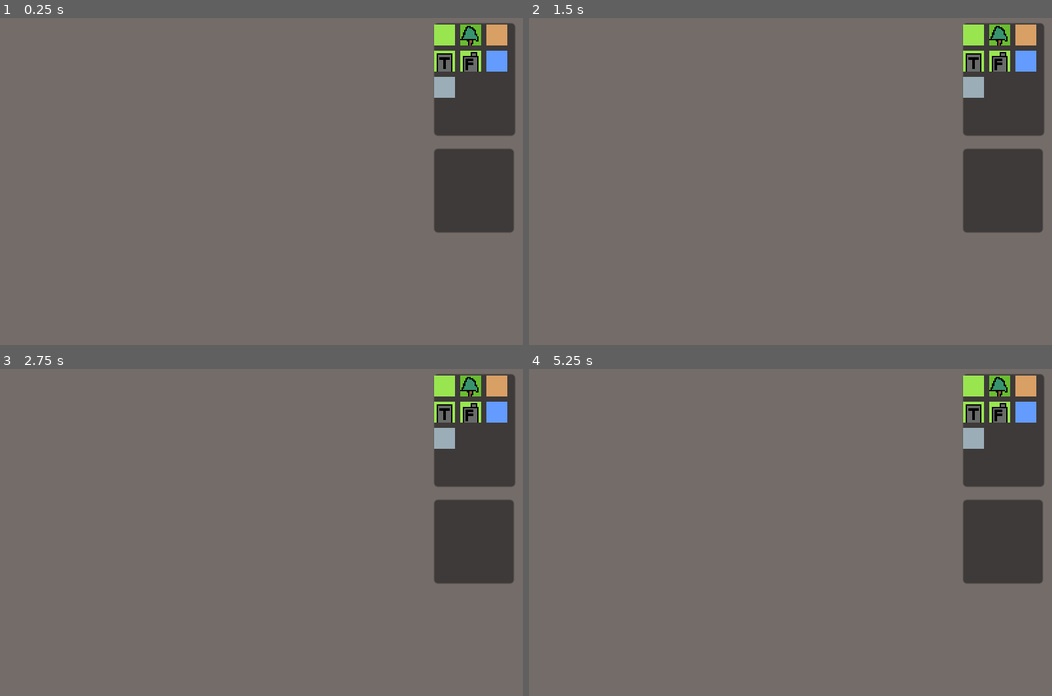
Above: before the commit, frames 1-4 (two rows, left to right).
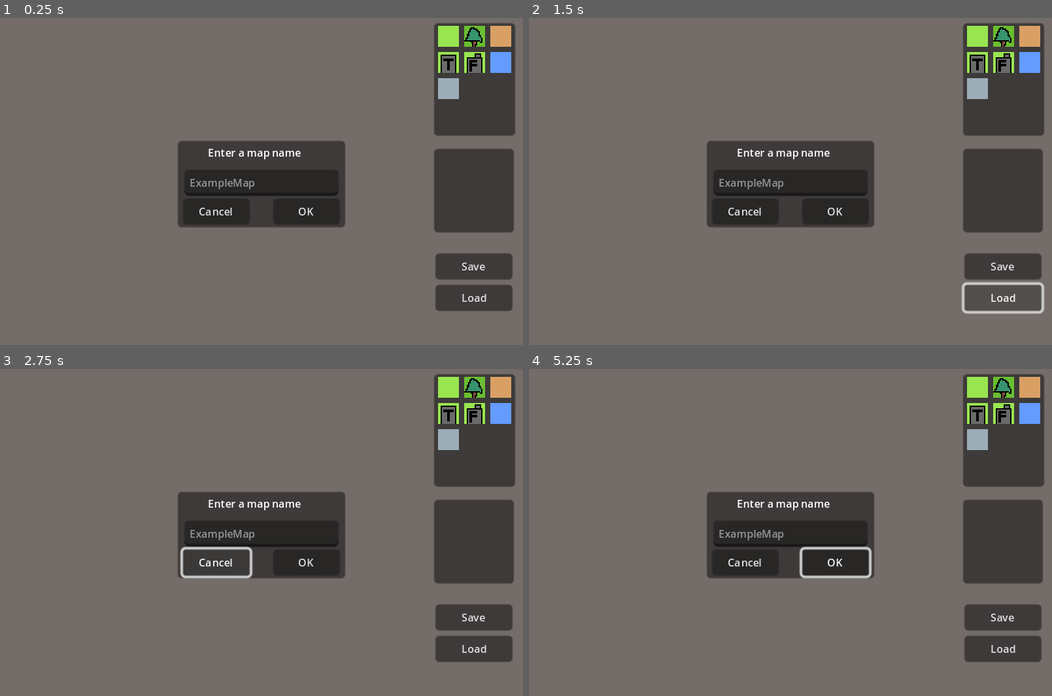
Above: after the commit, the same moments.

Repository: codingvessel/MapEditorAdvanceWarsStyle
Game: Godot game, scene res://main.tscn
Two runs of this game, one before a commit and one after it. Both use one fixed random seed, a clock stepped at 60 frames per second and the inputs below.
Inputs (mouse positions are in pixels of both pictures, inside the frame that each line leads up to):
- Up to frame 1 (0.25 s): no input
- Up to frame 2 (1.5 s): click (1004, 266) at 0.5 s, where only the run after the commit has a clickable "Save"; click (1004, 299) at 1.25 s, where only the run after the commit has a clickable "Load"
- Up to frame 3 (2.75 s): click (214, 561) at 2 s, where only the run after the commit has a clickable "Cancel"
- Up to frame 4 (5.25 s): click (837, 561) at 2.75 s, where only the run after the commit has a clickable "OK"; click (837, 561) at 3.5 s, where only the run after the commit has a clickable "OK"; click (837, 561) at 4.25 s, where only the run after the commit has a clickable "OK"; tap Enter at 5 s; move the mouse to (973, 385) at 5.02 s; press the mouse at (973, 385) at 5.03 s

The runs differ from the first frame. In frame 1, 12% of the frame differs, in the area x 34-98%, y 2-90%; in frame 2, 12%, in the area x 34-99%, y 2-91%; in frame 3, 12%; in frame 4, 12%.

Commit message:
basic save dialog

Diff:
--- a/EditorObject.gd
+++ b/EditorObject.gd
@@ -33,7 +33,6 @@
 		Global.emit_signal("show_tile_info", tile_data, mouse_position)
 
 func place_tile():
-	print(mouse_position)
 	if mouse_position.x < 0 or mouse_position.x > 30 or mouse_position.y < 0 or mouse_position.y > 30:
 		return
 	tile_map.set_cell(0, Vector2i(mouse_position.x, mouse_position.y),0, Global.current_tile_coordinates)
--- /dev/null
+++ b/Save.gd
@@ -0,0 +1,14 @@
+extends Button
+
+@onready
+var level = get_node("/root/Main/Level")
+
+@onready
+var tile_map : TileMap = level.get_node("TileMap")
+
+
+func _on_button_down():
+	tile_map.owner = level
+	var packed_scene = PackedScene.new()
+	packed_scene.pack(level)
+	ResourceSaver.save(packed_scene, "res://my_saved_scene.tscn", 0)
--- a/TileInfoLabel.gd
+++ b/TileInfoLabel.gd
@@ -4,6 +4,10 @@
 # Called when the node enters the scene tree for the first time.
 func _ready():
 	Global.show_tile_info.connect(update_label)
+	var type_info = str("Tile Type: ")
+	var cover_info = str("Cover Rating: ")
+	var position = str("Position: ")
+	text = type_info + "\n" + cover_info + "\n" + position
 
 func update_label(tile_data:TileData, mouse_position:Vector2i):
 	var type_info = str("Tile Type: ") + str(tile_data.get_custom_data("TileType"))
--- a/main.tscn
+++ b/main.tscn
@@ -14,6 +14,7 @@
 [ext_resource type="Texture2D" uid="uid://yr6prkef2bpr" path="res://Assets/PH_STREET.png" id="7_fj5yt"]
 [ext_resource type="Texture2D" uid="uid://ds7ichsbpfo5a" path="res://Assets/square.png" id="13_3q6eb"]
 [ext_resource type="Script" path="res://TileInfoLabel.gd" id="13_vmf8s"]
+[ext_resource type="Script" path="res://Save.gd" id="14_oqemf"]
 
 [sub_resource type="TileSetAtlasSource" id="TileSetAtlasSource_nr5ic"]
 texture = ExtResource("1_7yrix")
@@ -76,9 +77,10 @@
 
 [node name="GridContainer" type="GridContainer" parent="CanvasLayer/Panel"]
 layout_mode = 0
-offset_top = 1.0
-offset_right = 60.0
-offset_bottom = 86.0
+offset_left = 3.0
+offset_top = 2.0
+offset_right = 59.0
+offset_bottom = 81.0
 columns = 3
 script = ExtResource("3_kes3n")
 
@@ -186,12 +188,79 @@
 autowrap_mode = 0
 script = ExtResource("13_vmf8s")
 
+[node name="VBoxContainer" type="VBoxContainer" parent="CanvasLayer"]
+offset_left = 333.0
+offset_top = 180.0
+offset_right = 392.0
+offset_bottom = 224.0
+
+[node name="Save" type="Button" parent="CanvasLayer/VBoxContainer"]
+layout_mode = 2
+offset_right = 59.0
+offset_bottom = 20.0
+theme_override_font_sizes/font_size = 8
+text = "Save"
+script = ExtResource("14_oqemf")
+
+[node name="Load" type="Button" parent="CanvasLayer/VBoxContainer"]
+layout_mode = 2
+offset_top = 24.0
+offset_right = 59.0
+offset_bottom = 44.0
+theme_override_font_sizes/font_size = 8
+text = "Load"
+
+[node name="SaveDialog" type="Panel" parent="CanvasLayer"]
+offset_left = 136.0
+offset_top = 94.0
+offset_right = 264.0
+offset_bottom = 160.0
+
+[node name="Label" type="Label" parent="CanvasLayer/SaveDialog"]
+layout_mode = 0
+offset_left = 23.0
+offset_top = 3.0
+offset_right = 94.0
+offset_bottom = 26.0
+theme_override_font_sizes/font_size = 8
+text = "Enter a map name"
+
+[node name="LineEdit" type="LineEdit" parent="CanvasLayer/SaveDialog"]
+layout_mode = 0
+offset_left = 5.0
+offset_top = 22.0
+offset_right = 123.0
+offset_bottom = 42.0
+theme_override_font_sizes/font_size = 8
+placeholder_text = "ExampleMap"
+
+[node name="OK" type="Button" parent="CanvasLayer/SaveDialog"]
+layout_mode = 0
+offset_left = 73.0
+offset_top = 44.0
+offset_right = 124.0
+offset_bottom = 64.0
+theme_override_font_sizes/font_size = 8
+text = "OK
+"
+
+[node name="Cancel" type="Button" parent="CanvasLayer/SaveDialog"]
+layout_mode = 1
+offset_left = 4.0
+offset_top = 44.0
+offset_right = 55.0
+offset_bottom = 64.0
+theme_override_font_sizes/font_size = 8
+text = "Cancel"
+
 [node name="Background" type="Sprite2D" parent="."]
 modulate = Color(0.258824, 0.231373, 0.25098, 0.635294)
 scale = Vector2(31, 31)
 z_index = -1
 texture = ExtResource("13_3q6eb")
 centered = false
+metadata/_edit_lock_ = true
 
 [connection signal="mouse_entered" from="CanvasLayer/Panel/GridContainer" to="CanvasLayer/Panel/GridContainer" method="_on_mouse_entered"]
 [connection signal="mouse_exited" from="CanvasLayer/Panel/GridContainer" to="CanvasLayer/Panel/GridContainer" method="_on_mouse_exited"]
+[connection signal="button_down" from="CanvasLayer/VBoxContainer/Save" to="CanvasLayer/VBoxContainer/Save" method="_on_button_down"]
--- /dev/null
+++ b/my_saved_scene.tscn
@@ -0,0 +1,40 @@
+[gd_scene load_steps=4 format=3 uid="uid://do51rsh8ana4k"]
+
+[ext_resource type="Texture2D" uid="uid://dv5eliof626hf" path="res://Assets/PH_Spritesheet.png" id="1_6jn1x"]
+
+[sub_resource type="TileSetAtlasSource" id="TileSetAtlasSource_nr5ic"]
+texture = ExtResource("1_6jn1x")
+0:0/0 = 0
+0:0/0/custom_data_0 = "GRASS"
+0:0/0/custom_data_1 = 1
+1:0/0 = 0
+1:0/0/custom_data_0 = "FOREST"
+1:0/0/custom_data_1 = 3
+2:0/0 = 0
+2:0/0/custom_data_0 = "HILLS"
+2:0/0/custom_data_1 = 4
+3:0/0 = 0
+3:0/0/custom_data_0 = "TOWN"
+3:0/0/custom_data_1 = 4
+4:0/0 = 0
+4:0/0/custom_data_0 = "FACTORY"
+4:0/0/custom_data_1 = 4
+5:0/0 = 0
+5:0/0/custom_data_0 = "WATER"
+5:0/0/custom_data_1 = 1
+6:0/0 = 0
+6:0/0/custom_data_0 = "STREET"
+
+[sub_resource type="TileSet" id="TileSet_db1bt"]
+custom_data_layer_0/name = "TileType"
+custom_data_layer_0/type = 4
+custom_data_layer_1/name = "Cover"
+custom_data_layer_1/type = 2
+sources/0 = SubResource("TileSetAtlasSource_nr5ic")
+
+[node name="Level" type="Node2D"]
+
+[node name="TileMap" type="TileMap" parent="."]
+tile_set = SubResource("TileSet_db1bt")
+format = 2
+layer_0/tile_data = PackedInt32Array(262151, 0, 0, 327688, 0, 0, 327689, 0, 0, 327690, 0, 0, 327691, 0, 0, 327693, 0, 0, 327694, 0, 0, 327695, 0, 0, 327687, 0, 0, 393220, 0, 0, 393221, 0, 0, 393222, 0, 0, 393223, 0, 0, 393224, 0, 0, 327692, 0, 0, 327696, 0, 0, 393233, 0, 0, 458768, 0, 0, 458766, 0, 0, 524301, 0, 0, 524299, 0, 0, 458761, 0, 0, 458760, 0, 0, 458759, 0, 0, 393225, 0, 0, 786444, 0, 0, 917520, 0, 0, 917514, 0, 0, 917522, 0, 0, 917515, 0, 0, 1376273, 0, 0, 1376278, 0, 0, 1376271, 0, 0, 1376280, 0, 0, 1376281, 0, 0)
Not shown: 1 places in main.tscn that only renumber resources
